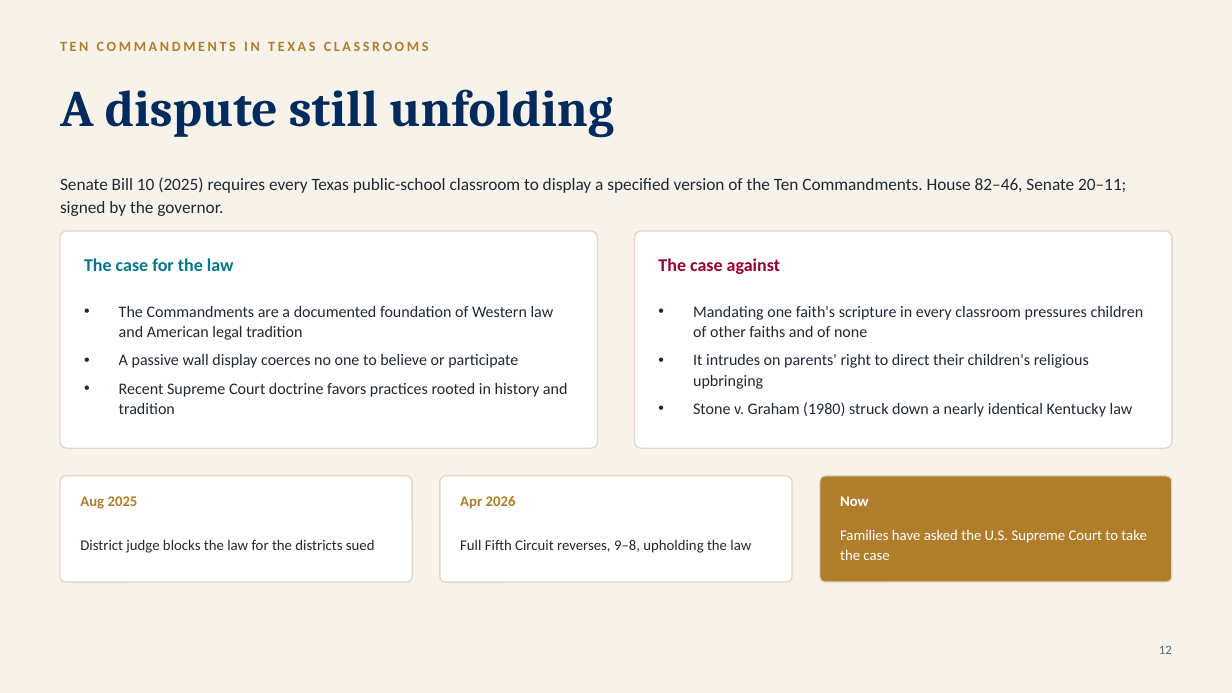
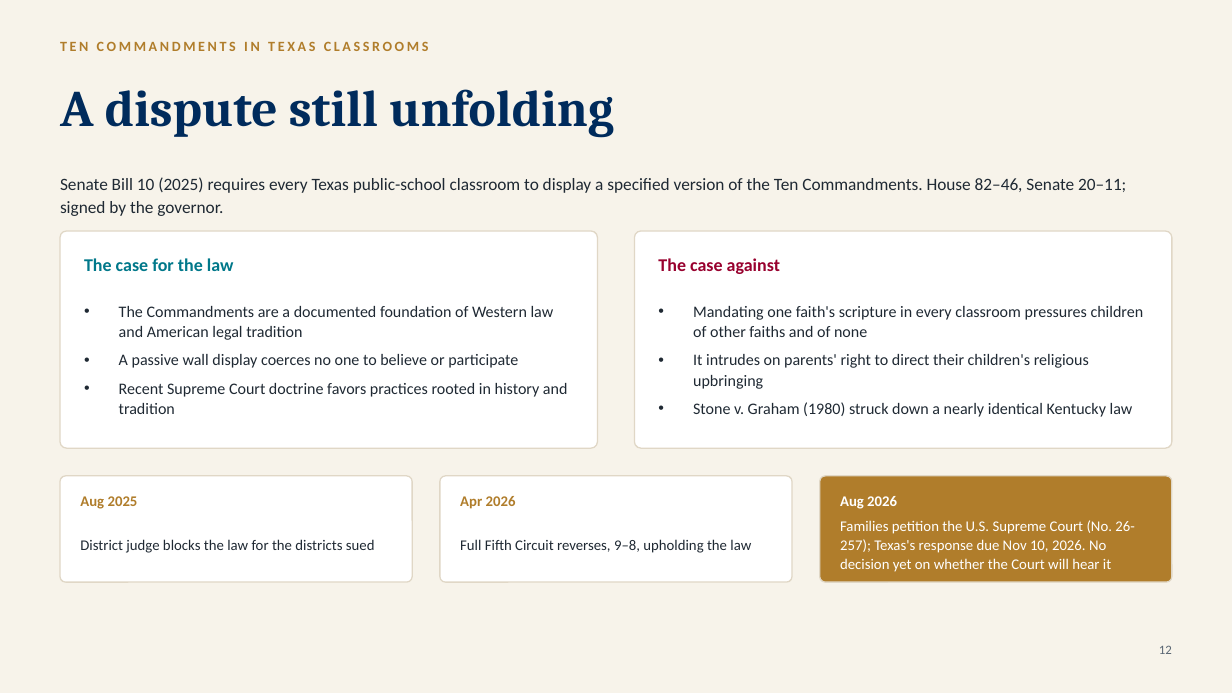
Before and after one commit to ProfessorJaredAlanStewart/texas-govt-modules, a slide deck: slide 13 of slides/Chapter 16 - Civil Liberties and Civil Rights (Lecture Deck).pptx. Drawn at 1232x693 pixels with LibreOffice and Linux fonts; fonts in the diff are those of the drawing. Boxes give left, top, right and bottom in pixels: in the first picture for what was removed or moved away, otherwise in the second. Text is boxed around its words. In the diff, an @@ line names an element or a change of style, - is before the commit and + after.

```diff
--- a/slides/Chapter 16 - Civil Liberties and Civil Rights (Lecture Deck).pptx
+++ b/slides/Chapter 16 - Civil Liberties and Civil Rights (Lecture Deck).pptx
@@ text at bbox=[840, 496, 897, 509]: text changed @@
-Now
+Aug 2026
@@ text at bbox=[840, 520, 1134, 572]: text changed @@
-Families have asked the U.S. Supreme Court to take the case
+Families petition the U.S. Supreme Court (No. 26-257); Texas's response due Nov 10, 2026. No decision yet on whether the Court will hear it
```
Also in this commit, not shown: 3 other slides changed, 58 other files.
